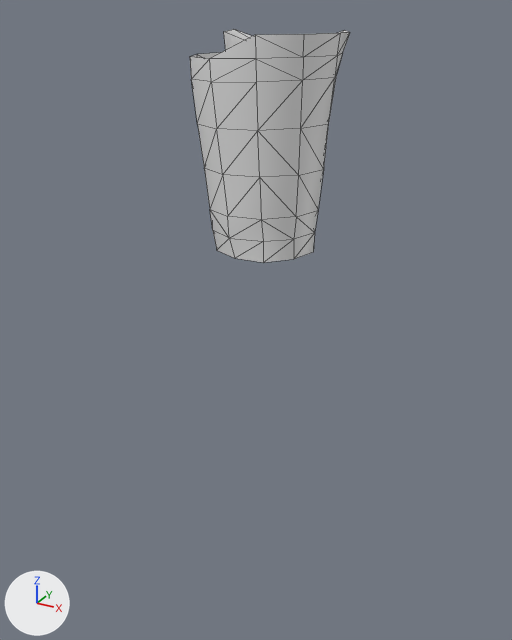
Renders of the OBJ model ConfigInicial/Models/Profesor/ProfesorLeftLeg.obj from each side of a commit.
One viewpoint serves both versions: a camera (50 mm lens) standing at (0.447, -1.053, 0.031) and looking at (-0.161, 0.053, -0.522). The axes (+X, +Y, +Z) are drawn at lower left. The lights are the same throughout. The picture after the commit comes second. Mesh edges are drawn as thin lines. Materials are left out; every surface is plain grey. Where no turn or scale is listed for an object, it has been applied to the vertices.

Names of what the first picture shows: 'ProfesorLeftLeg'.
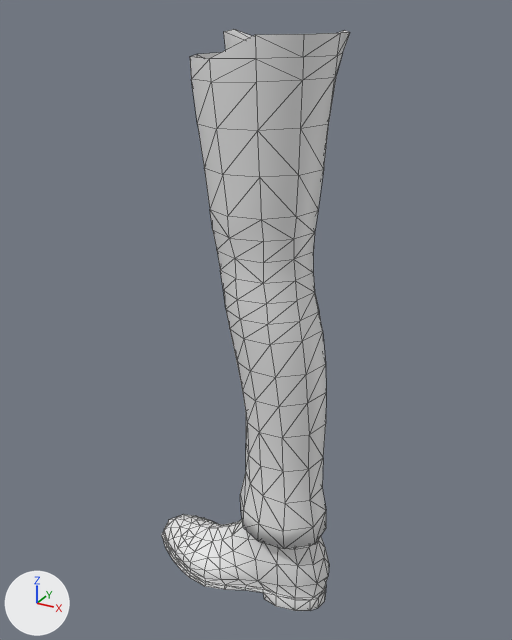
Location of each change, [x1, y1, x2, y2] in pixels of the pictures (512 x 640 px):
'ProfesorLeftLeg', reshaped (17% wider, 148% taller)
    before: [190, 29, 350, 263]
    after: [162, 29, 350, 611]
part 1 of me_profesorleftleg, added
    after: [162, 514, 329, 611]
part 2 of me_profesorleftleg, added
    after: [217, 251, 326, 548]

The change in detail:
me_profesorleftleg is used by ob_profesorleftleg; location (0.0, 0.0, 0.0).
me_profesorleftleg had 81 vertices, 139 faces and spanned x -0.26..-0.003, y -0.083..0.146, z -0.359..-0.001.
me_profesorleftleg now has 437 vertices, 827 faces and spans x -0.373..0.034, y -0.083..0.146, z -1.109..-0.001.
me_profesorleftleg part 1: a new loose piece of 236 vertices spanning x -0.373..0.034, y -0.079..0.07, z -1.109..-0.866.
Part 2, on me_profesorleftleg:
120 vertices are added at x -0.213..0.018, y -0.071..0.096, z -0.94..-0.393.
240 new faces join them.
